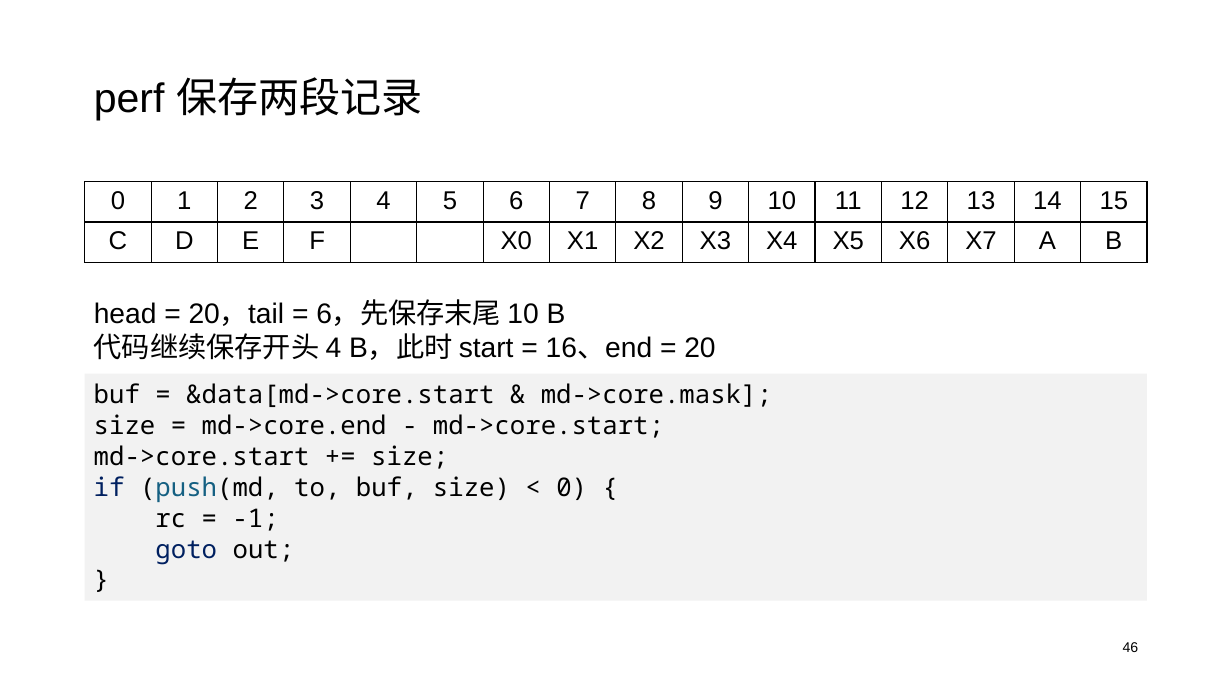
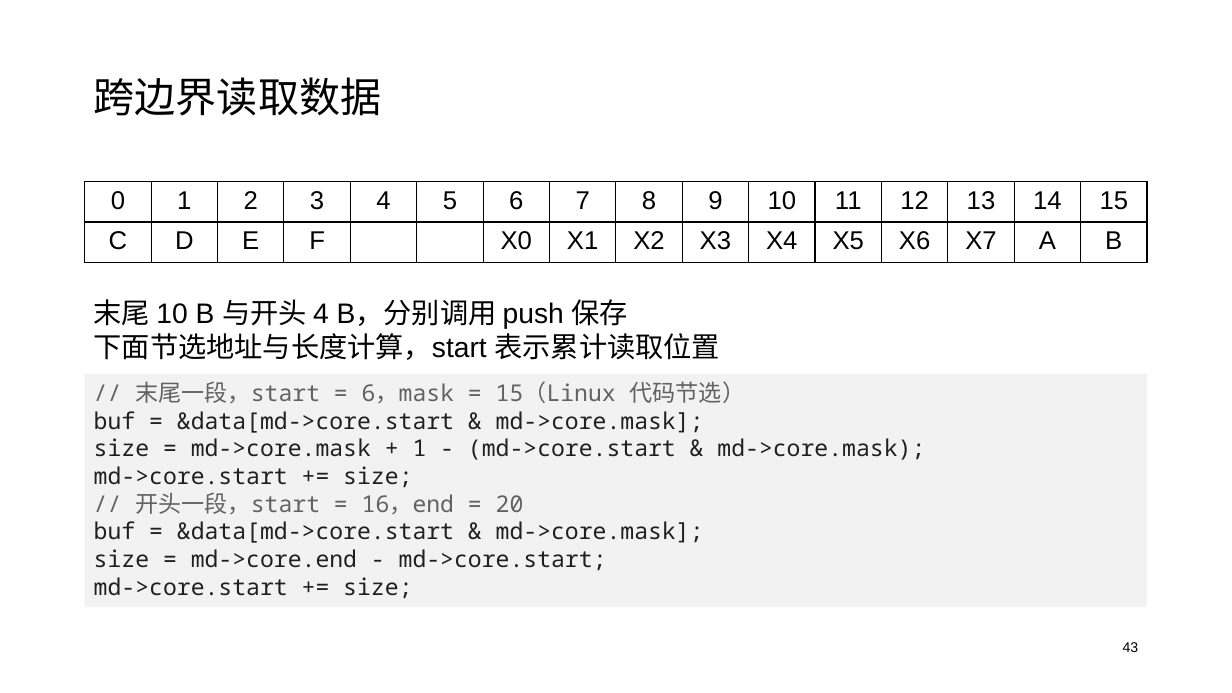
Before and after one commit to oscomp-posad/tgoskits, a slide deck: slide 43 of docs/presentations/starryos-perf.pptx (slide 46 before the commit). Drawn at 1232x693 pixels with LibreOffice and Linux fonts; fonts in the diff are those of the drawing. Boxes give left, top, right and bottom in pixels: in the first picture for what was removed or moved away, otherwise in the second. Text is boxed around its words. In the diff, an @@ line names an element or a change of style, - is before the commit and + after.

```diff
--- a/docs/presentations/starryos-perf.pptx
+++ b/docs/presentations/starryos-perf.pptx
@@ text at (x1=94, y1=77, x2=382, y2=116): text changed @@
-perf 保存两段记录
+跨边界读取数据
@@ text at (x1=94, y1=299, x2=720, y2=360): text changed @@
-head = 20，tail = 6，先保存末尾 10 B
-代码继续保存开头 4 B，此时 start = 16、end = 20
+末尾 10 B 与开头 4 B，分别调用 push 保存
+下面节选地址与长度计算，start 表示累计读取位置
@@ rectangle "// 末尾一段，start = 6，mask = ..." resized from (x1=85, y1=373, x2=1148, y2=601) to (x1=85, y1=373, x2=1148, y2=606) @@
@@ text in rectangle at (x1=94, y1=381, x2=925, y2=599): text changed; size 20 to 18 pt; text colour #000000 to #202020 @@
-buf = &data[md->core.start & md->core.mask];
-size = md->core.end - md->core.start;
-md->core.start += size;
-if (push(md, to, buf, size) < 0) {
-rc = -1;
-goto out;
-}
+// 末尾一段，start = 6，mask = 15（Linux 代码节选）
+buf = &data[md->core.start & md->core.mask];
+size = md->core.mask + 1 - (md->core.start & md->core.mask);
+md->core.start += size;
+// 开头一段，start = 16，end = 20
+buf = &data[md->core.start & md->core.mask];
+size = md->core.end - md->core.start;
+md->core.start += size;
@@ text at (x1=1123, y1=642, x2=1139, y2=652): text changed @@
-46
+43
```
Also in this commit, not shown: 22 other slides changed, 1 other file.
